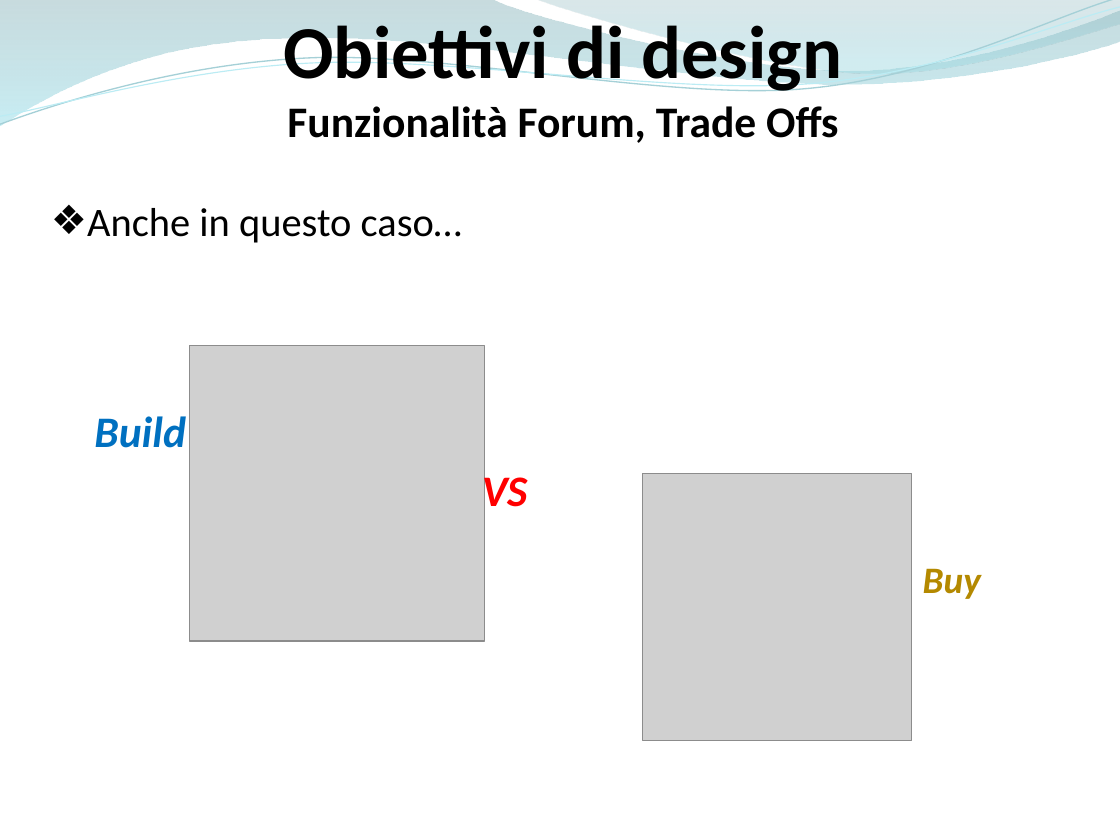
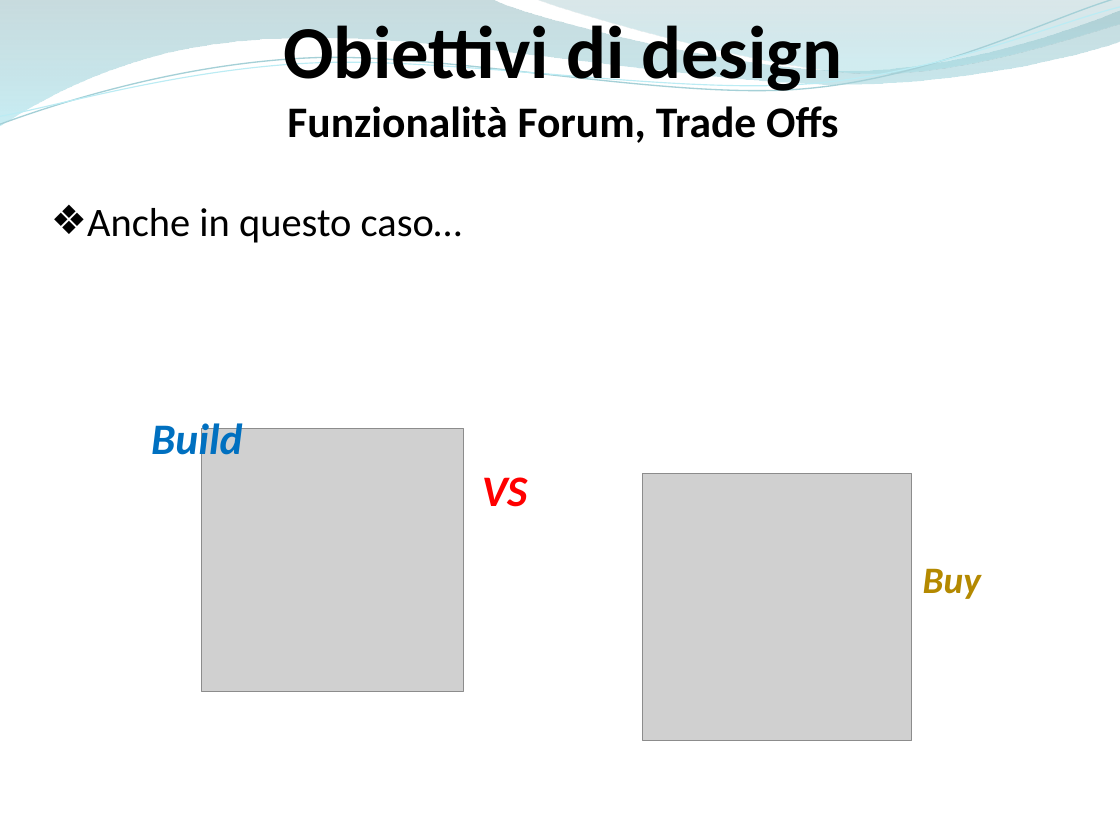
Before and after one commit to ammirate/at-silo, a slide deck: slide 22 of Presentazione/Atsilo3/Atsilo_H_PresentazioneFinale.pptx. Drawn at 1120x840 pixels with LibreOffice and Linux fonts; fonts in the diff are those of the drawing; grey boxes stand for pictures. Boxes give left, top, right and bottom in pixels: in the first picture for what was removed or moved away, otherwise in the second. Text is boxed around its words. In the diff, an @@ line names an element or a change of style, - is before the commit and + after.

```diff
--- a/Presentazione/Atsilo3/Atsilo_H_PresentazioneFinale.pptx
+++ b/Presentazione/Atsilo3/Atsilo_H_PresentazioneFinale.pptx
@@ text "Build" rewrapped from [94,416,186,448] to [151,418,243,465] @@
@@ picture: place and size @@
-picture at [189,346,485,642]
+picture at [202,429,464,691]
```
Also in this commit, not shown: 14 other slides changed.
